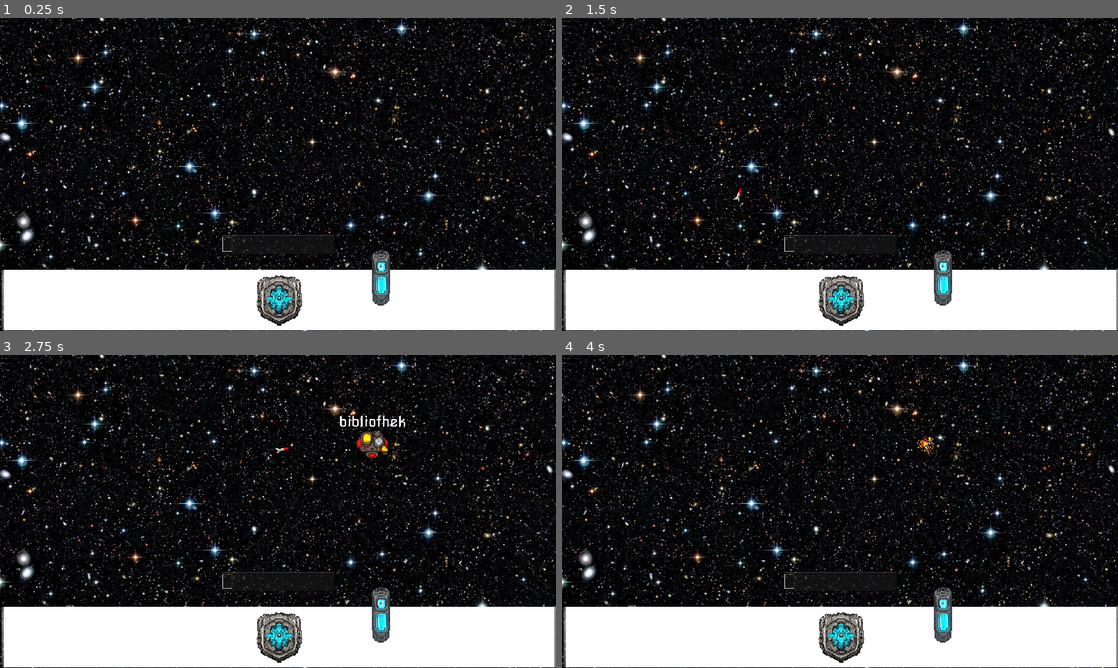
Above: before the commit, frames 1-4 (two rows, left to right).
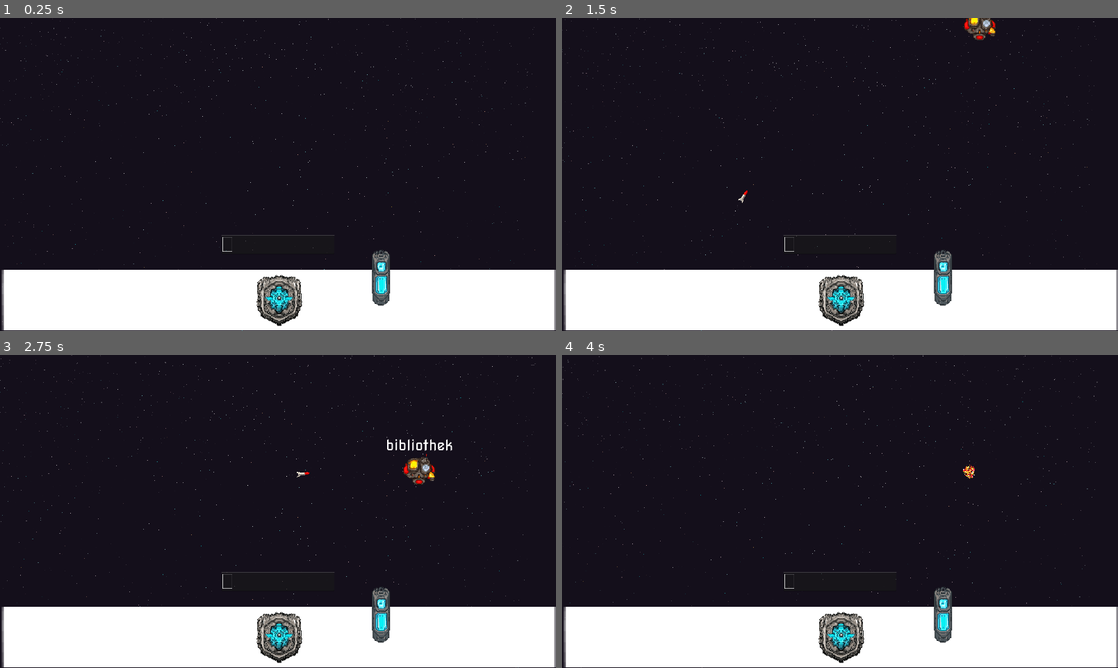
Above: after the commit, the same moments.

Repository: HephaistosForge/LinguaCaelestia
Game: Godot game, scene res://levels/main.tscn
The game is run twice, just before and just after one commit, with the same random seed, the same clock (stepped at 60 frames per second) and the same inputs.
Inputs (mouse positions are in pixels of both pictures, inside the frame that each line leads up to):
- Up to frame 1 (0.25 s): no input
- Up to frame 2 (1.5 s): click (840, 243) at 0.52 s; type "bibliothek" at 0.6 s
- Up to frame 3 (2.75 s): no input
- Up to frame 4 (4 s): no input

The runs differ from the first frame. In frame 1, 22% of the frame differs, in the area x 0-100%, y 0-100%; in frame 2, 22%; in frame 3, 23%; in frame 4, 22%.

Commit message:
Add particle background, fix text offset

Diff:
--- a/controller/game_controller.gd
+++ b/controller/game_controller.gd
@@ -57,10 +57,12 @@
 
 
 func _player_launch_rocket_at(node):
-	var rocket = rocket_scene.instantiate()
-	rocket.position = get_tree().get_first_node_in_group("rocket_launch_position").position
-	rocket.seek = node
-	add_child(rocket)
+	var rocket_launch_pos = get_tree().get_first_node_in_group("rocket_launch_position")
+	if is_instance_valid(rocket_launch_pos):
+		var rocket = rocket_scene.instantiate()
+		rocket.position = rocket_launch_pos.position
+		rocket.seek = node
+		add_child(rocket)
 
 func _on_text_edit_text_changed():
 	var text = $TextEdit.text
--- a/entities/enemies/french/cruiser.tscn
+++ b/entities/enemies/french/cruiser.tscn
@@ -22,7 +22,7 @@
 shape = SubResource("RectangleShape2D_jqkhx")
 
 [node name="TypedLabel" parent="." instance=ExtResource("2_376hm")]
-position = Vector2(0, -82)
+position = Vector2(-1, -101)
 color = Color(1, 0.866667, 0, 1)
 
 [node name="EnemyRocketLaunchPosition" parent="." instance=ExtResource("4_1oudg")]
--- a/entities/enemies/french/french.gd
+++ b/entities/enemies/french/french.gd
@@ -4,5 +4,5 @@
 
 func _on_timer_timeout():
 	for i in range(3):
-		launch_rockets(0.5, 0, 50, 200, 30)
-		await get_tree().create_timer(0.1).timeout
+		launch_rockets(0.5, 0, 50, 200, 20)
+		await get_tree().create_timer(0.2).timeout
--- a/entities/enemies/german/cruiser.tscn
+++ b/entities/enemies/german/cruiser.tscn
@@ -24,7 +24,7 @@
 shape = SubResource("CapsuleShape2D_7a3te")
 
 [node name="TypedLabel" parent="." instance=ExtResource("2_x7u84")]
-position = Vector2(0, -82)
+position = Vector2(0, -92)
 color = Color(0.694118, 0.545098, 0.0196078, 1)
 
 [node name="EnemyRocketLaunchPosition" parent="." instance=ExtResource("4_ld0su")]
--- a/entities/enemies/hawaiian/cruiser.tscn
+++ b/entities/enemies/hawaiian/cruiser.tscn
@@ -22,7 +22,7 @@
 shape = SubResource("RectangleShape2D_jqkhx")
 
 [node name="TypedLabel" parent="." instance=ExtResource("3_lei02")]
-position = Vector2(0, -82)
+position = Vector2(0, -98)
 color = Color(0.305882, 0.745098, 0, 1)
 
 [node name="EnemyRocketLaunchPosition" parent="." instance=ExtResource("4_ts03s")]
--- a/entities/enemies/latin/cruiser.tscn
+++ b/entities/enemies/latin/cruiser.tscn
@@ -22,7 +22,7 @@
 shape = SubResource("RectangleShape2D_jqkhx")
 
 [node name="TypedLabel" parent="." instance=ExtResource("3_u6h1s")]
-position = Vector2(0, -82)
+position = Vector2(0, -88)
 color = Color(1, 0.176471, 0.121569, 1)
 
 [node name="EnemyRocketLaunchPosition" parent="." instance=ExtResource("4_pj5ew")]
--- a/entities/enemies/ship.gd
+++ b/entities/enemies/ship.gd
@@ -38,10 +38,11 @@
 			rocket.set_as_enemy_rocket()
 			rocket.damage = damage
 			rocket.scale = Vector2(size, size)
-			rocket.speed = speed
+			rocket.speed = 0
 			rocket.accel = accel
 			rocket.max_speed = max_speed
 			rocket.seek = target
+			rocket.rotation_speed = 0.2
 			add_sibling(rocket)
 			rocket.global_position = child.global_position
 			if is_instance_valid(mothership):
--- a/levels/main.tscn
+++ b/levels/main.tscn
@@ -1,13 +1,15 @@
-[gd_scene load_steps=5 format=3 uid="uid://kvgyoarn6ghc"]
+[gd_scene load_steps=6 format=3 uid="uid://kvgyoarn6ghc"]
 
 [ext_resource type="Texture2D" uid="uid://bggybar3yr43c" path="res://resources/background.jpg" id="1_ahj1x"]
 [ext_resource type="PackedScene" uid="uid://baq4lpljix6qm" path="res://entities/mothership/mothership.tscn" id="2_nbpvr"]
 [ext_resource type="PackedScene" uid="uid://neuxgsxgw5ij" path="res://controller/enemy_target_position.tscn" id="3_giaah"]
 [ext_resource type="PackedScene" uid="uid://by76rqpob6t67" path="res://controller/game_controller.tscn" id="4_k3rsk"]
+[ext_resource type="PackedScene" uid="uid://coxunspw3wxa8" path="res://vfx/background/background.tscn" id="5_t8hon"]
 
 [node name="Main" type="Node2D"]
 
 [node name="Background" type="Sprite2D" parent="."]
+visible = false
 texture = ExtResource("1_ahj1x")
 
 [node name="Camera2D" type="Camera2D" parent="."]
@@ -18,25 +20,29 @@
 [node name="EnemyTargetPositions" type="Node2D" parent="."]
 
 [node name="EnemyTargetPosition" parent="EnemyTargetPositions" instance=ExtResource("3_giaah")]
-position = Vector2(-752, -379)
+position = Vector2(-739, -368)
 
 [node name="EnemyTargetPosition2" parent="EnemyTargetPositions" instance=ExtResource("3_giaah")]
-position = Vector2(-514, -266)
+position = Vector2(-495, -136)
 
 [node name="EnemyTargetPosition3" parent="EnemyTargetPositions" instance=ExtResource("3_giaah")]
-position = Vector2(-370, -425)
+position = Vector2(-292, -357)
 
 [node name="EnemyTargetPosition4" parent="EnemyTargetPositions" instance=ExtResource("3_giaah")]
-position = Vector2(-155, -275)
+position = Vector2(2, -143)
 
 [node name="EnemyTargetPosition5" parent="EnemyTargetPositions" instance=ExtResource("3_giaah")]
-position = Vector2(126, -396)
+position = Vector2(251, -353)
 
 [node name="EnemyTargetPosition6" parent="EnemyTargetPositions" instance=ExtResource("3_giaah")]
-position = Vector2(326, -215)
+position = Vector2(488, -129)
 
 [node name="EnemyTargetPosition7" parent="EnemyTargetPositions" instance=ExtResource("3_giaah")]
-position = Vector2(632, -411)
+position = Vector2(728, -362)
 
 [node name="GameController" parent="." instance=ExtResource("4_k3rsk")]
 position = Vector2(0, 241)
+
+[node name="Background2" parent="." instance=ExtResource("5_t8hon")]
+z_index = -10
+position = Vector2(-105, -616)
--- a/project.godot
+++ b/project.godot
@@ -13,6 +13,7 @@
 config/name="Fischbrotjam 2024"
 run/main_scene="res://levels/main.tscn"
 config/features=PackedStringArray("4.2", "GL Compatibility")
+boot_splash/bg_color=Color(0.0784314, 0.0588235, 0.105882, 1)
 config/icon="res://icon.svg"
 
 [autoload]
@@ -37,3 +38,4 @@
 textures/canvas_textures/default_texture_filter=0
 renderer/rendering_method="gl_compatibility"
 renderer/rendering_method.mobile="gl_compatibility"
+environment/defaults/default_clear_color=Color(0.0784314, 0.0588235, 0.105882, 1)
--- /dev/null
+++ b/vfx/background/background.tscn
@@ -0,0 +1,31 @@
+[gd_scene load_steps=3 format=3 uid="uid://coxunspw3wxa8"]
+
+[sub_resource type="Curve" id="Curve_00whg"]
+_data = [Vector2(0, 1), 0.0, 0.0, 0, 0, Vector2(0.724324, 1), 0.0, 0.0, 0, 0, Vector2(1, 0), 0.0, 0.0, 0, 0]
+point_count = 3
+
+[sub_resource type="Curve" id="Curve_ckawc"]
+min_value = -1.0
+_data = [Vector2(0.0162162, -0.0742677), 0.0, 0.0, 0, 0, Vector2(1, 1), 0.0, 0.0, 0, 0]
+point_count = 2
+
+[node name="Background" type="Node2D"]
+
+[node name="Particles" type="CPUParticles2D" parent="."]
+amount = 3000
+lifetime = 30.0
+preprocess = 30.0
+emission_shape = 3
+emission_rect_extents = Vector2(1000, 1)
+direction = Vector2(0, 1)
+spread = 0.0
+gravity = Vector2(0, 0)
+initial_velocity_min = 10.0
+initial_velocity_max = 107.7
+scale_amount_min = 0.25
+scale_amount_max = 2.0
+scale_amount_curve = SubResource("Curve_00whg")
+color = Color(1, 1, 1, 0.654902)
+hue_variation_min = -0.26
+hue_variation_max = 0.21
+hue_variation_curve = SubResource("Curve_ckawc")
